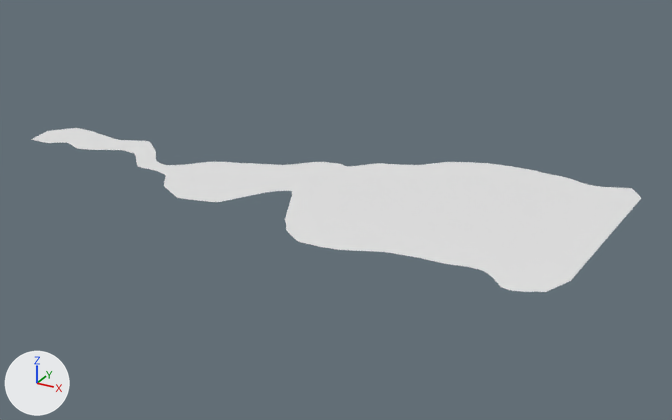
A saved change to the Blender file Assets/Models/Petroleum/petroleum.blend.
Before and after are seen from a 50 mm camera at (32.6, -67.1, 32.0) aimed at (-5.8, 2.9, -2.9). The axes (+X, +Y, +Z) are drawn at lower left. The lights are the same throughout.

The older version as bpy lines, for what is in view:
```python
me_plane_001 = bpy.data.meshes.new('Plane.001')
me_plane_001.from_pydata(...)  # 166 vertices, 82 faces; spans x -40.1..20.7, y -14.3..19.4, z 0.0
ob_plane = bpy.data.objects.new('Plane', me_plane_001)
ob_plane.location = (0.0, 0.0, 0.0)
_m = ob_plane.modifiers.new('Smooth', 'SMOOTH')
_m.factor = 0.86
```
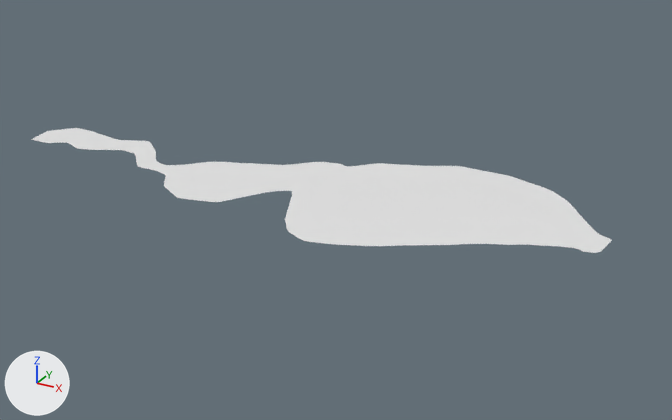
Location of each change, [x1, y1, x2, y2] in pixels of the pictures (672 x 420 px; the box of a moved part takes in the faces that stretch with it):
'Plane', reshaped (24% shorter)
    before: [31, 128, 641, 292]
    after: [31, 128, 612, 253]
part 1 of me_plane_001, moved or reshaped
    before: [288, 162, 641, 292]
    after: [290, 165, 612, 253]

Patch to the scene script:
```diff
--- a/Assets/Models/Petroleum/petroleum.blend.py
+++ b/Assets/Models/Petroleum/petroleum.blend.py
@@ me_plane_001 @@
 # used by ob_plane; location = (0.0, 0.0, 0.0)
-me_plane_001.from_pydata(...)  # 166 vertices, 82 faces; spans x -40.1..20.7, y -14.3..19.4, z 0.0
+me_plane_001.from_pydata(...)  # 166 vertices, 82 faces; spans x -40.1..19.8, y -13.5..15.8, z 0.0
+# me_plane_001 part 1: 65 of 166 vertices moved; they spanned x -2.6..20.7, y -14.3..19.4, z 0.0 and now span x -2.3..19.8, y -13.5..15.8, z 0.0; mean shift (3.6, -0.1, 0.0); largest move (20.7, 19.4, 0.0) -> (19.8, 3.2, 0.0)
```
